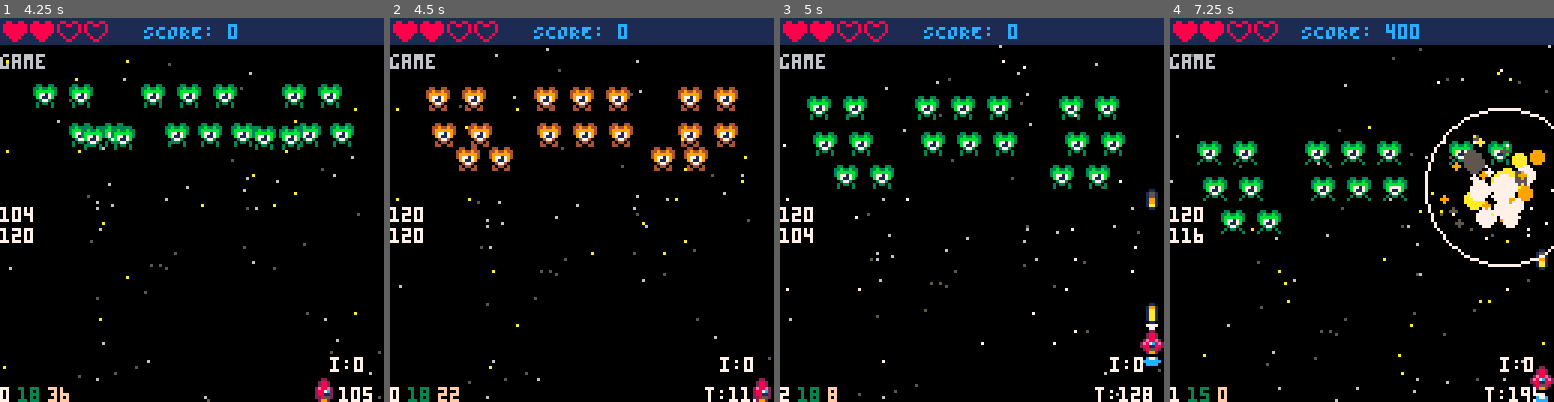
Above: before the commit, frames 1-4 (left to right).
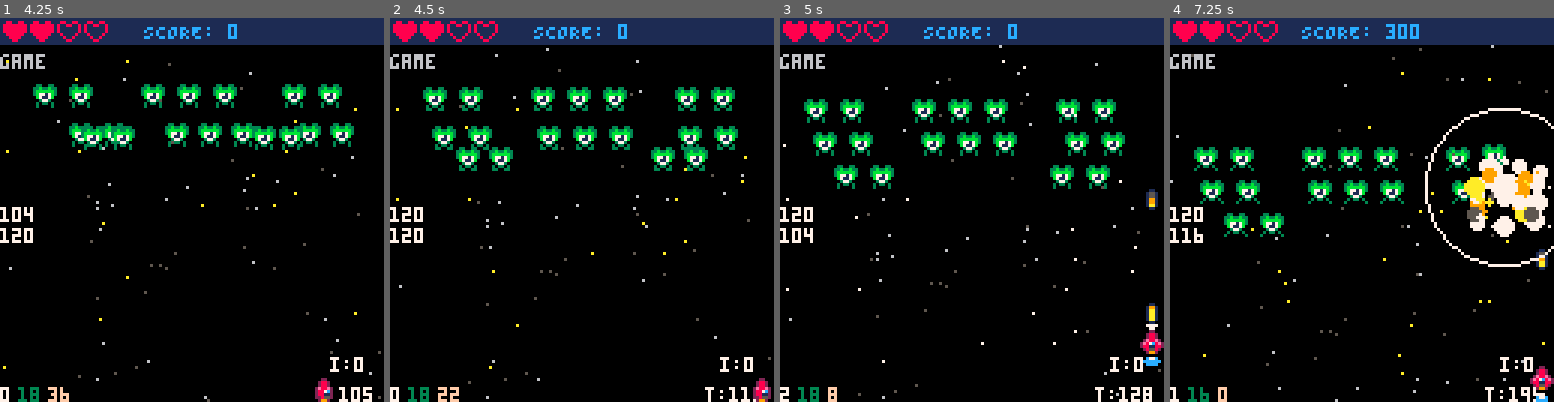
Above: after the commit, the same moments.

Repository: ProfSFrink/pico-8_shump_tutorial
Game: PICO-8 cartridge shump.p8
Same seed, same stepped clock (60 frames per second), same inputs: the game is played once before the commit and once after it.
Inputs:
- Up to frame 1 (4.25 s): tap X (X key) at 0.33, 1.07, 1.85, 2.97, 4.08 s; tap O (Z key) at 0.7, 1.7, 2.1, 2.5, 2.9, 3.3, 3.7, 4.1 s; hold Right 1.6-2.1 s; hold Up 2.15-2.42 s; hold Right 2.47-3.03 s; hold Left 3.08-3.58 s; hold Down 3.63-3.97 s; hold Right from 4.02 s (still down)
- Up to frame 2 (4.5 s): keep holding Right
- Up to frame 3 (5 s): tap O (Z key) at 4.5, 4.9 s; release Right at 4.68 s; hold Up from 4.73 s (still down)
- Up to frame 4 (7.25 s): release Up at 5.03 s; hold Left 5.08-5.68 s; tap X (X key) at 5.2, 6.32 s; tap O (Z key) every 0.4 s from 5.3 to 6.9 s; hold Down 5.73-6.03 s; hold Right 6.08-6.58 s; hold Right 6.63-7.13 s; hold Up from 7.18 s (still down)

Frame 1 is identical in both runs. In frame 2, 5.6% of the frame differs, in the area x 8-91%, y 17-40%; in frame 3, 1.9%; in frame 4, 7.7%, in the area x 6-100%, y 1-100%.

Commit message:
- (chore) tweaking to enemy speed, hp.
- (fix) enemies no longer get stuck when using downTowardCenter.

Diff:
--- a/behavior/EnemyMovement.lua
+++ b/behavior/EnemyMovement.lua
@@ -1,17 +1,27 @@
 -- Enemy movement patterns.
 
-function moveDown(_ENV)
+function down(_ENV)
     y += spd
 end
 
 -- Enemy moves down the screen, while also moving left and right in a wave pattern.
-function moveDownLeftRight(_ENV)
+function downLeftRight(_ENV)
     x = x + cos(y / 16) * spd
     y += spd
 end
 
 -- Enemy moves down the screen, while also moving left and right in a wave pattern, but slower than the above.
-function moveDownLeftRightSlow(_ENV)
+function downLeftRightSlow(_ENV)
     x = x + cos(y / 16) * spd
     y += spd / 2
 end
+
+-- Enemy moves down the screen toward the center.
+function downTowardCenter(_ENV)
+    local centerX = 64
+
+    local angle = atan2(centerX - x, 140 - y)
+
+    x += cos(angle) * spd
+    y += sin(angle) * spd
+end
--- a/entities/Enemies.lua
+++ b/entities/Enemies.lua
@@ -33,10 +33,10 @@
         aniDelay = 0.4,
         spd = 0.25,
         moveTime = 45,
-        stopTime = 5,
+        stopTime = 2,
         hp = 2,
         points = 100,
-        move = moveDownLeftRight
+        move = downLeftRight
     },
     ufo = {
         cols = {
@@ -49,12 +49,12 @@
         ani = { 64, 65, 66, 67 },
         flash = 68,
         aniDelay = 0.4,
-        spd = 0.4,
-        moveTime = 60,
-        stopTime = 10,
+        spd = 1,
+        moveTime = 0,
+        stopTime = 0,
         hp = 2,
         points = 175,
-        move = moveDownLeftRight
+        move = downLeftRight
     },
     eyeball = {
         cols = {
@@ -72,7 +72,7 @@
         stopTime = 5,
         hp = 3,
         points = 150,
-        move = moveDownLeftRight
+        move = downLeftRight
     },
     redeye = {
         cols = {
@@ -88,11 +88,11 @@
         flash = 93,
         aniDelay = 0.4,
         stopTime = 20,
-        moveTime = 15,
+        moveTime = 2,
         spd = 0.6,
         hp = 3,
         points = 200,
-        move = moveDown
+        move = down
     },
     flame = {
         cols = {
@@ -107,10 +107,10 @@
         aniDelay = 0.4,
         spd = 0.8,
         moveTime = 45,
-        stopTime = 5,
+        stopTime = 3,
         hp = 2,
         points = 200,
-        move = moveDownLeftRight
+        move = downLeftRight
     },
     fighter = {
         cols = {
@@ -123,12 +123,12 @@
         ani = { 74, 75, 76, 77 },
         flash = 78,
         aniDelay = 0.4,
-        spd = 0.4,
-        moveTime = 45,
-        stopTime = 5,
-        hp = 4,
+        spd = 1.4,
+        moveTime = 45,
+        stopTime = 0,
+        hp = 3,
         points = 300,
-        move = moveDownLeftRight
+        move = downTowardCenter
     },
     boss = {
         cols = {
@@ -144,12 +144,14 @@
         ani = { 96, 98 },
         flash = 100,
         aniDelay = 0.4,
-        spd = 0.5,
+        spd = 0.6,
+        moveTime = 30,
+        stopTime = 0,
         hp = 30,
         points = 1000,
         moveTime = 45,
         stopTime = 5,
-        move = moveDownLeftRightSlow
+        move = downLeftRightSlow
     }
 }
 
@@ -198,7 +200,7 @@
         x = eneX,
         y = eneY,
         spd = enemyCfg.spd,
-        hp = enemyCfg.hp,
+        hp = enemyCfg.hp or 1,
         points = enemyCfg.points,
 
         cols = enemyCfg.cols,
@@ -345,8 +347,8 @@
         -- Draw function for the enemy.
         draw = function(_ENV)
 
-            pal(cols[1].c1, cols[colId].c1)
-            pal(cols[1].c2, cols[colId].c2)
+            -- pal(cols[1].c1, cols[colId].c1)
+            -- pal(cols[1].c2, cols[colId].c2)
 
             if state == eneState.dead then
                 spr(enemySpr, x, y, sprSize, sprSize, false, deathTimer % 2 == 0)
@@ -354,7 +356,7 @@
                 spr(enemySpr, x, y, sprSize, sprSize)
             end
 
-            pal()
+            -- pal()
         end
     }
 end
--- a/states/GameState.lua
+++ b/states/GameState.lua
@@ -14,7 +14,6 @@
 	{ '3',
 		'-8,-24,fighter,gap,gap,flame,flame,gap,gap,fighter',
 		'136,34,fighter,gap,gap,flame,flame,gap,gap,fighter',
-		'64,-12,fighter,gap,gap,flame,flame,gap,gap,fighter'
 	},
 	{ '4',
 		'-8,-24,eyeball,gap,redeye,redeye,gap,eyeball',
